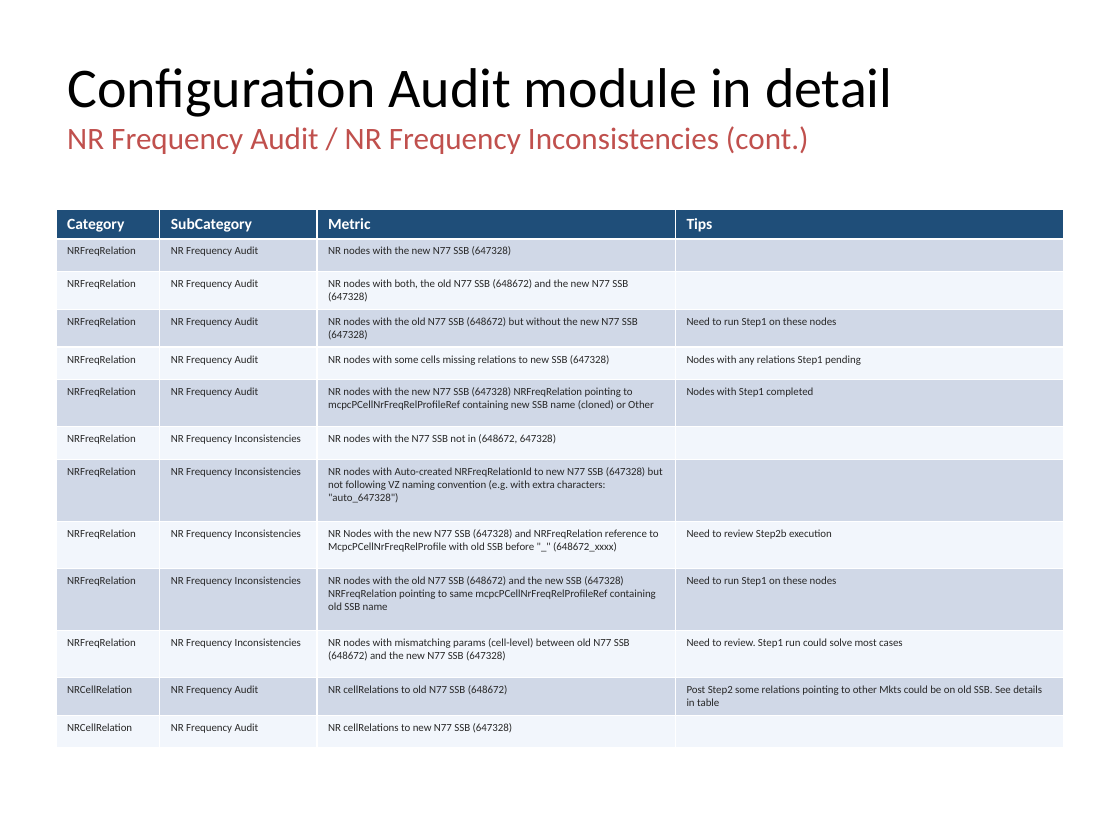
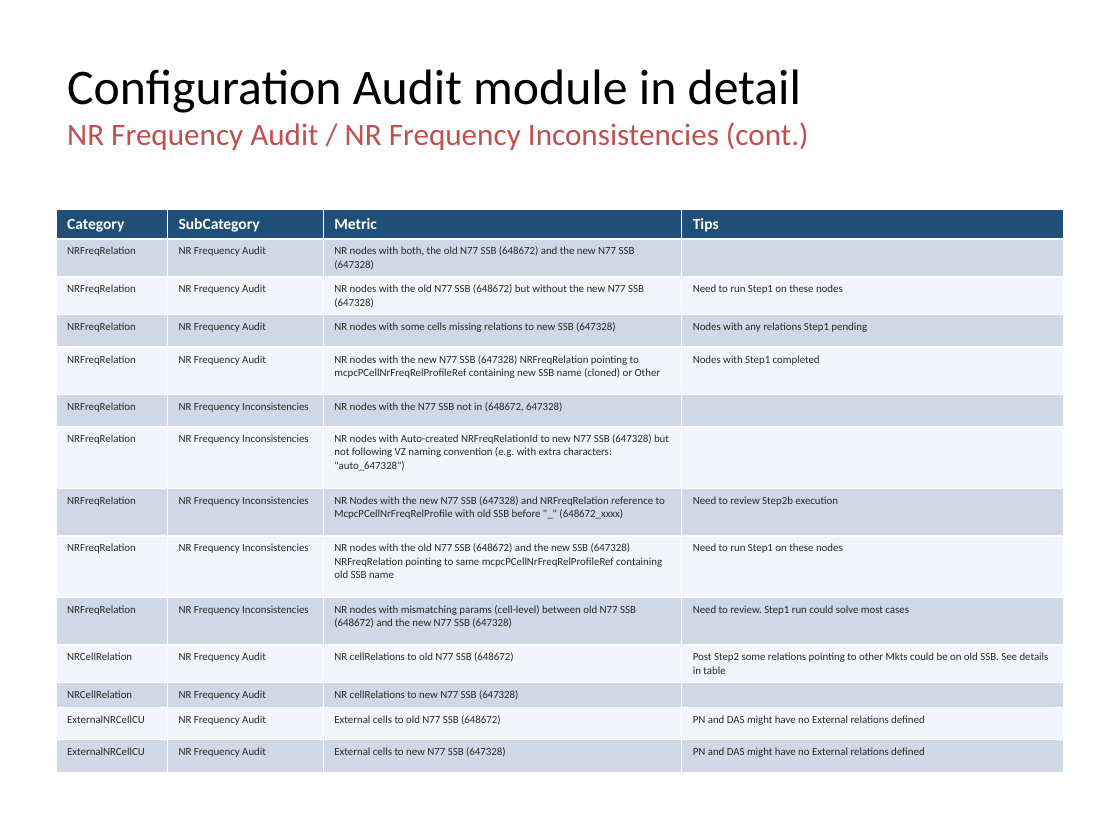
Before and after one commit to jaimetur/SSB_RetuningAutomations, a slide deck: slide 35 of help/User-Guide-SSB-Retuning-Automations-v0.7.6.pptx (slide 33 before the commit). Drawn at 1120x840 pixels with LibreOffice and Linux fonts; fonts in the diff are those of the drawing; background and template pictures are left out. Boxes give left, top, right and bottom in pixels: in the first picture for what was removed or moved away, otherwise in the second. Text is boxed around its words. In the diff, an @@ line names an element or a change of style, - is before the commit and + after.

```diff
--- a/help/User-Guide-SSB-Retuning-Automations-v0.7.6.pptx
+++ b/help/User-Guide-SSB-Retuning-Automations-v0.7.6.pptx
@@ title at (67, 69, 801, 113): size 36 to 32 pt in "Configuration Audit module in detail" @@
@@ table at (56, 209, 1063, 761) @@
-row 2: NRFreqRelation | NR Frequency Audit | NR nodes with the new N77 SSB (647328) | 
+row 13: ExternalNRCellCU | NR Frequency Audit | External cells to old N77 SSB (648672) | PN and DAS might have no External relations defined
+row 14: ExternalNRCellCU | NR Frequency Audit | External cells to new N77 SSB (647328) | PN and DAS might have no External relations defined
```
Also in this commit, not shown: 54 other slides changed, 7 slides added, 6 slides removed, 7 other files.
